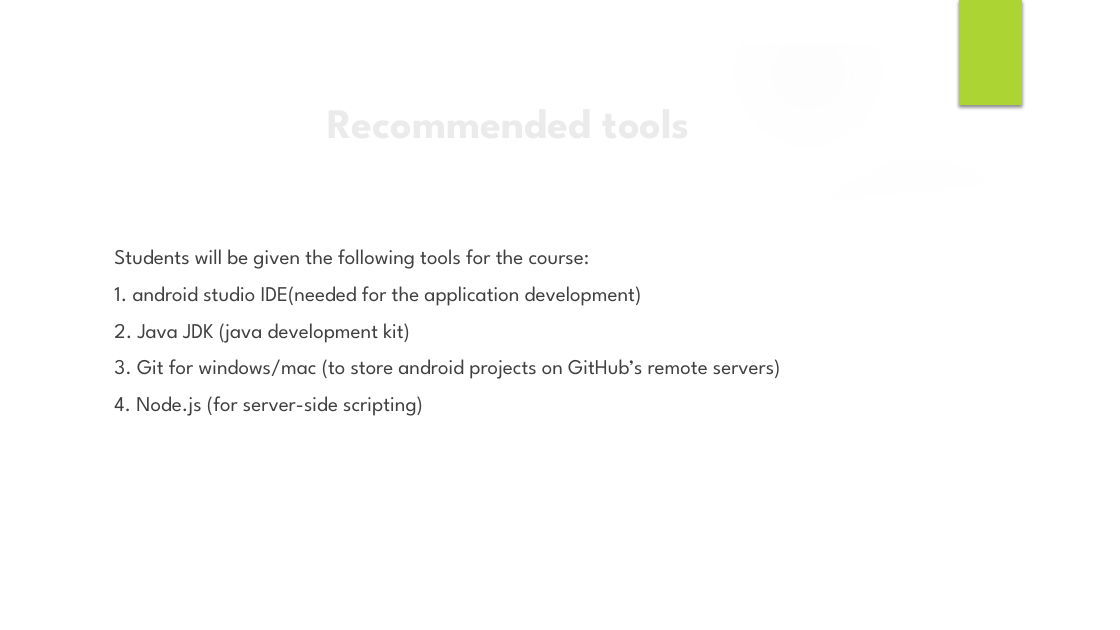
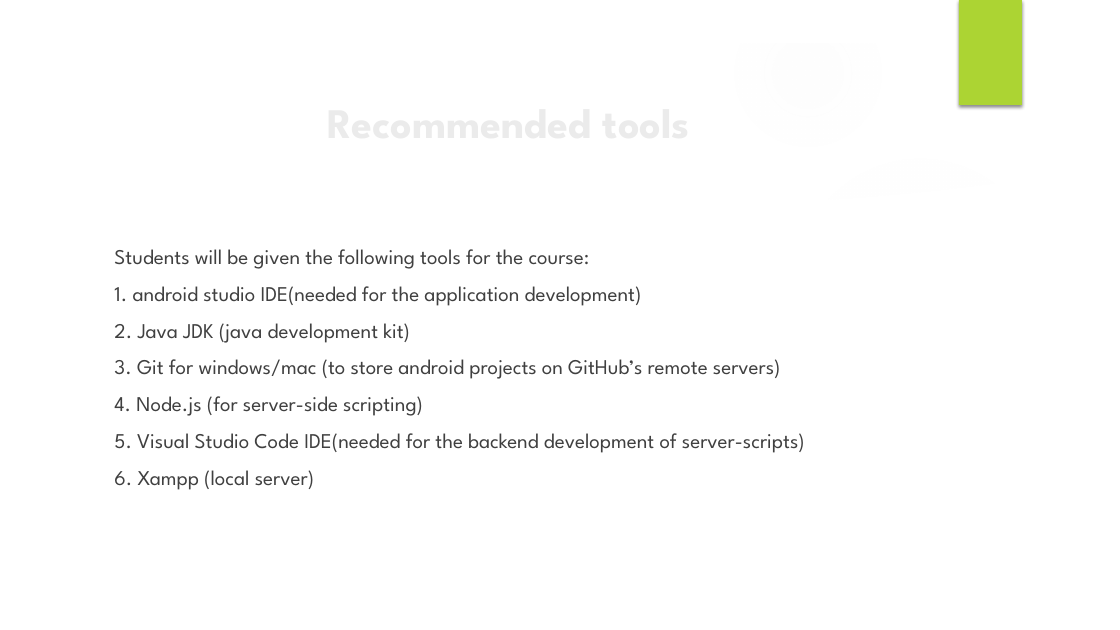
Before and after one commit to Brownlyn-Codelabs/ug-short-course, a slide deck: slide 7 of ANDROID SHORT COURSE/UG Short Course Mobile Development.pptx. Drawn at 1120x630 pixels with LibreOffice and Linux fonts; fonts in the diff are those of the drawing; background and template pictures are left out. Boxes give left, top, right and bottom in pixels: in the first picture for what was removed or moved away, otherwise in the second. Text is boxed around its words. In the diff, an @@ line names an element or a change of style, - is before the commit and + after.

Commit message:
Updated slides

```diff
--- a/ANDROID SHORT COURSE/UG Short Course Mobile Development.pptx
+++ b/ANDROID SHORT COURSE/UG Short Course Mobile Development.pptx
@@ text at (x1=114, y1=433, x2=805, y2=490): paragraphs added @@
+5. Visual Studio Code IDE(needed for the backend development of server-scripts)
+6. Xampp (local server)
```
Also in this commit, not shown: 1 other slide changed, 1 other file.
